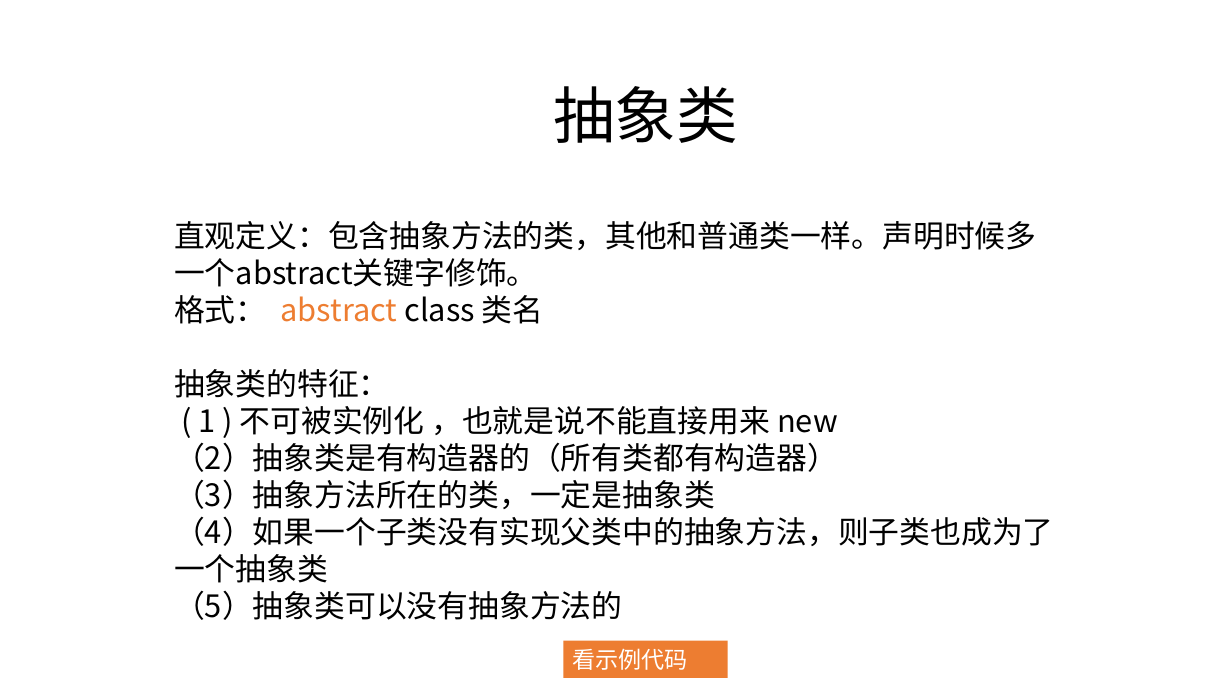
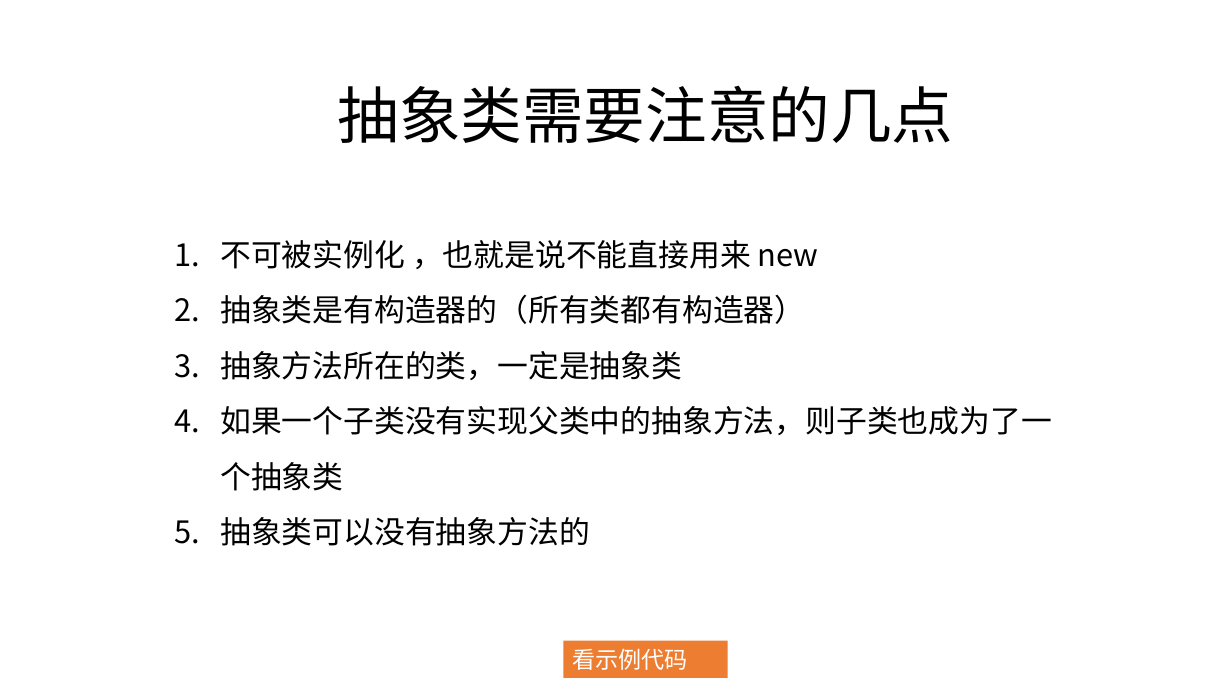
Before and after one commit to zjyesir/hmc_java_1, a slide deck: slide 7 of ppt/12.抽象类和接口.pptx (slide 5 before the commit). Drawn at 1232x693 pixels with LibreOffice and Linux fonts; fonts in the diff are those of the drawing; background and template pictures are left out. Boxes give left, top, right and bottom in pixels: in the first picture for what was removed or moved away, otherwise in the second. Text is boxed around its words. In the diff, an @@ line names an element or a change of style, - is before the commit and + after.

Commit message:
抽象部分写完

```diff
--- a/ppt/12.抽象类和接口.pptx
+++ b/ppt/12.抽象类和接口.pptx
@@ text at bbox=[337, 85, 953, 143]: text changed @@
-抽象类
+抽象类需要注意的几点
@@ text at bbox=[220, 240, 1052, 546]: text changed @@
-直观定义：包含抽象方法的类，其他和普通类一样。声明时候多一个abstract关键字修饰。
-格式： abstract class 类名
-抽象类的特征：
-( 1 ) 不可被实例化 ，也就是说不能直接用来 new
-（2）抽象类是有构造器的（所有类都有构造器）
-（3）抽象方法所在的类，一定是抽象类
-（4）如果一个子类没有实现父类中的抽象方法，则子类也成为了一个抽象类
-（5）抽象类可以没有抽象方法的
+1. 不可被实例化 ，也就是说不能直接用来 new
+2. 抽象类是有构造器的（所有类都有构造器）
+3. 抽象方法所在的类，一定是抽象类
+4. 如果一个子类没有实现父类中的抽象方法，则子类也成为了一个抽象类
+5. 抽象类可以没有抽象方法的
```
Also in this commit, not shown: 2 other slides changed, 9 slides added, 3 slides removed.
